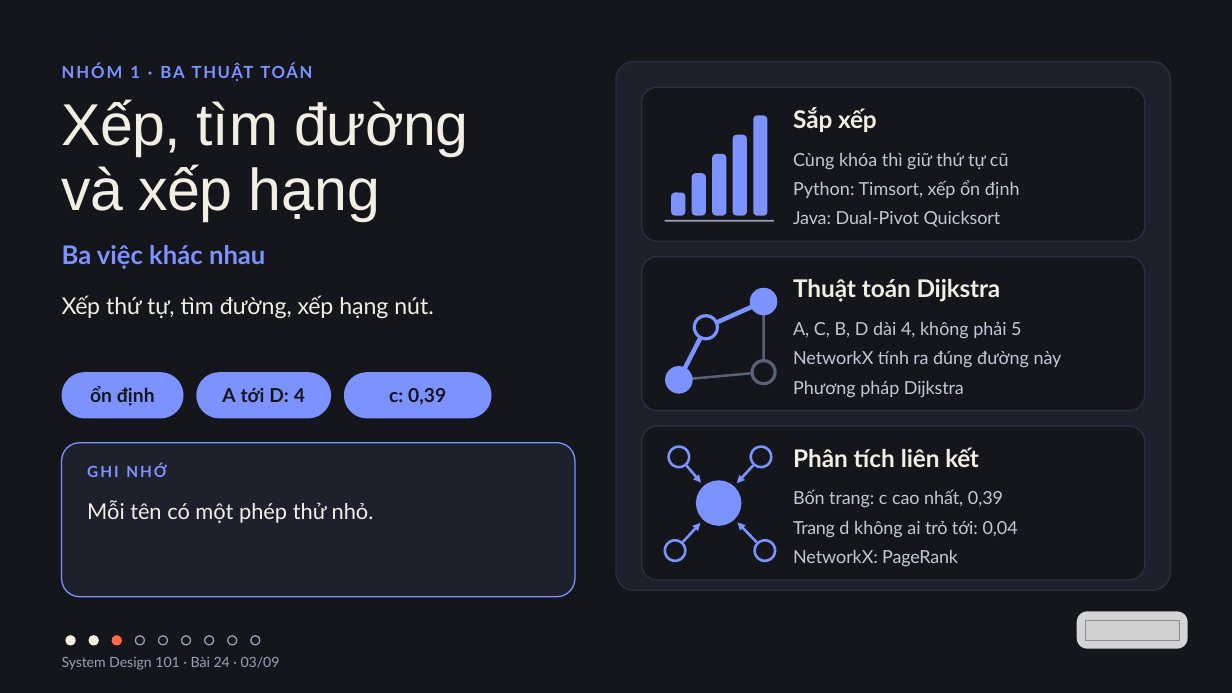
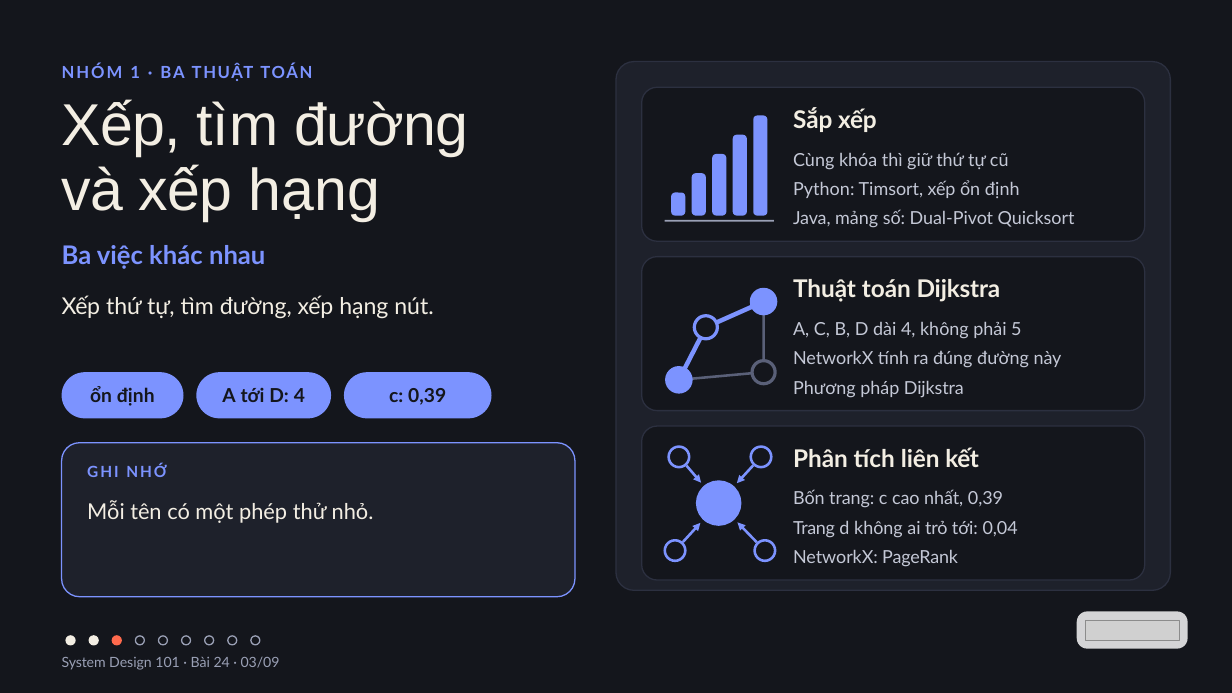
Before and after one commit to vohoailinh90/tool-marketing-studio, a slide deck: slide 3 of system-design-101/vi/lessons/sd-10-024/slides/sd-10-024.pptx. Drawn at 1232x693 pixels with LibreOffice and Linux fonts; fonts in the diff are those of the drawing; grey boxes stand for pictures. Boxes give left, top, right and bottom in pixels: in the first picture for what was removed or moved away, otherwise in the second. Text is boxed around its words. In the diff, an @@ line names an element or a change of style, - is before the commit and + after.

```diff
--- a/system-design-101/vi/lessons/sd-10-024/slides/sd-10-024.pptx
+++ b/system-design-101/vi/lessons/sd-10-024/slides/sd-10-024.pptx
@@ text at bbox=[793, 209, 1075, 228]: text changed @@
-Java: Dual-Pivot Quicksort
+Java, mảng số: Dual-Pivot Quicksort
```
Also in this commit, not shown: 1 other slide changed, 1 other file.
